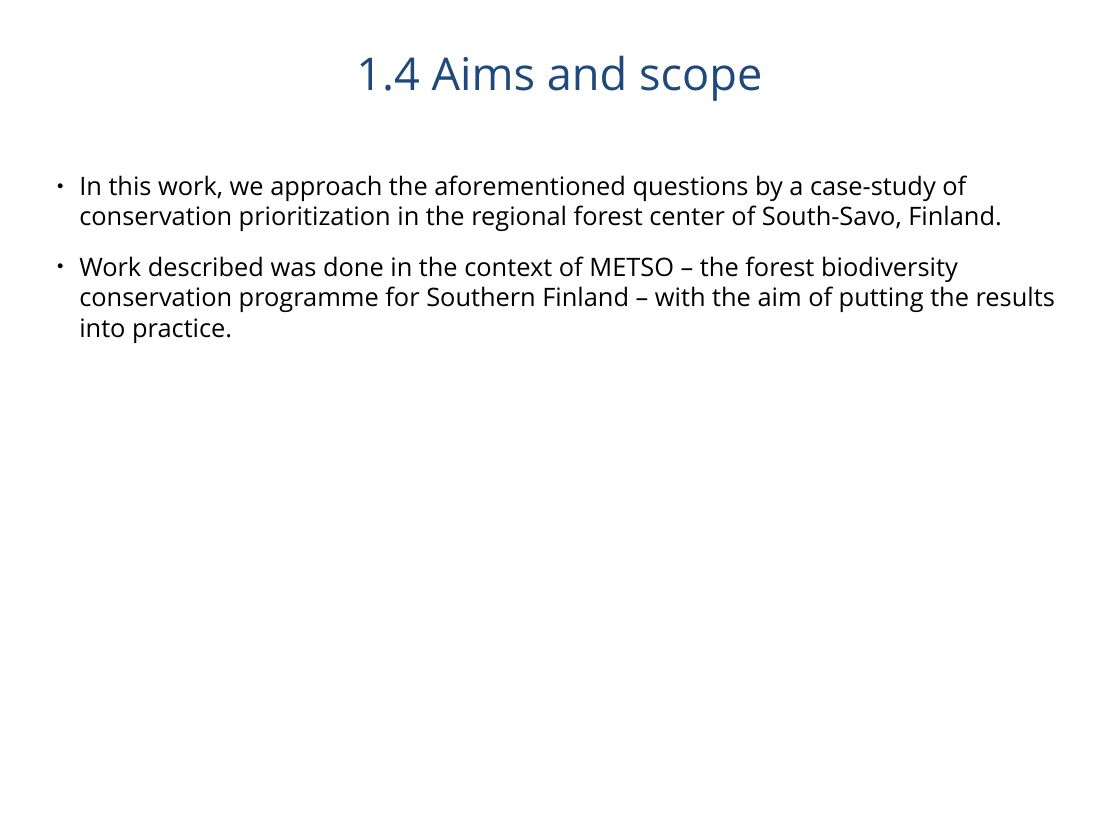
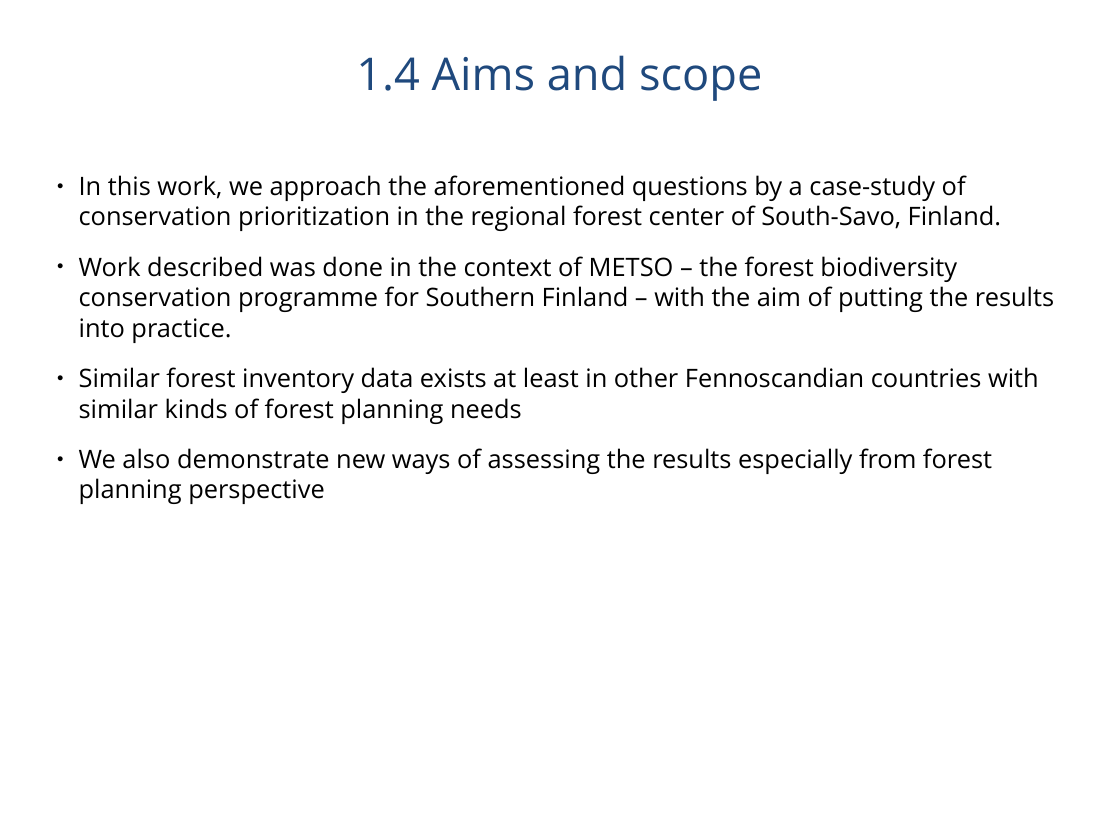
Before and after one commit to jlehtoma/validityms, a slide deck: slide 7 of reports/validity_ms_outline.ppt. Drawn at 1120x840 pixels with LibreOffice and Linux fonts; fonts in the diff are those of the drawing. Boxes give left, top, right and bottom in pixels: in the first picture for what was removed or moved away, otherwise in the second. Text is boxed around its words. In the diff, an @@ line names an element or a change of style, - is before the commit and + after.

```diff
--- a/reports/validity_ms_outline.ppt
+++ b/reports/validity_ms_outline.ppt
@@ text at (79,367,1039,504): paragraphs added @@
+● Similar forest inventory data exists at least in other Fennoscandian countries with similar kinds of forest planning needs
+● We also demonstrate new ways of assessing the results especially from forest planning perspective
```
Also in this commit, not shown: 23 other slides changed, 14 slides added, 9 slides removed.
